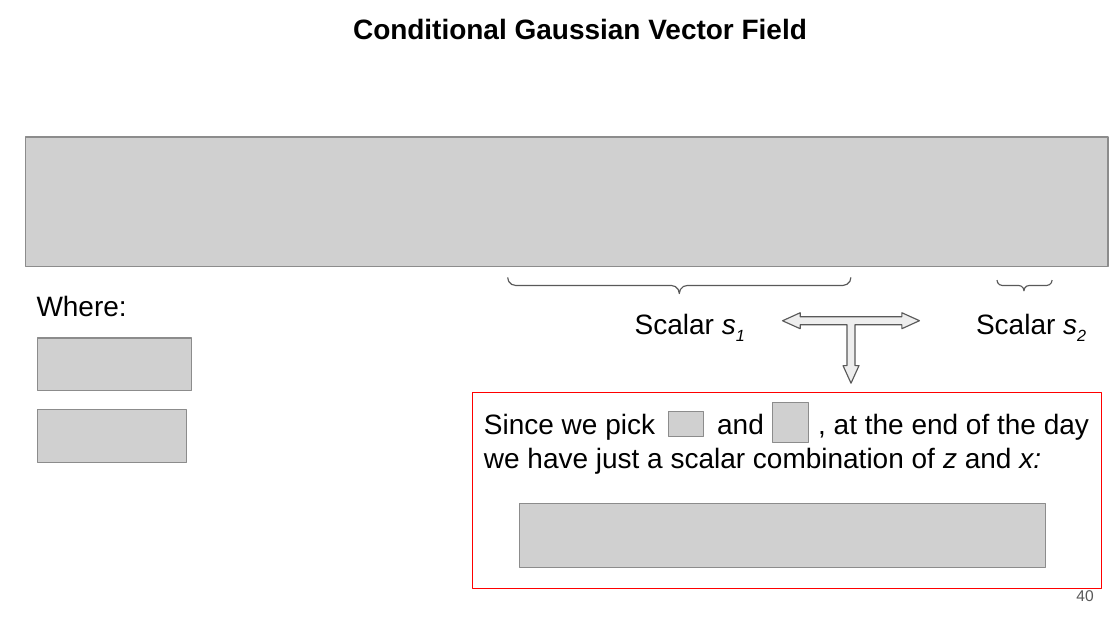
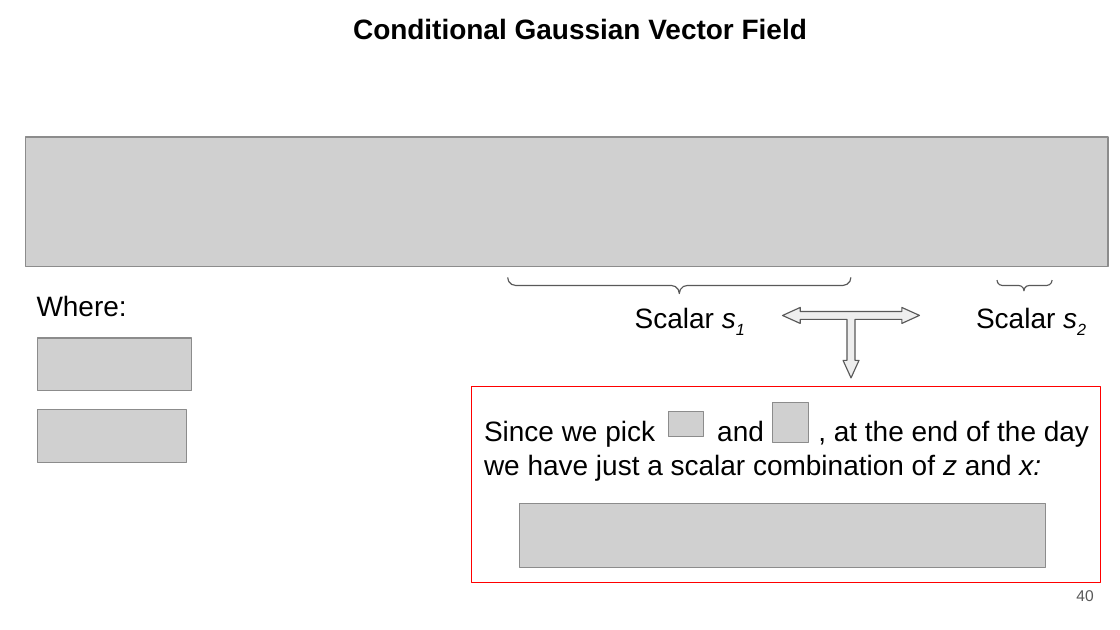
Before and after one commit to ducspe/DCPresentations, a slide deck: slide 40 of UnderstandingDiffusion/UnderstandingDiffusion.pptx. Drawn at 1120x630 pixels with LibreOffice and Linux fonts; fonts in the diff are those of the drawing; grey boxes stand for pictures. Boxes give left, top, right and bottom in pixels: in the first picture for what was removed or moved away, otherwise in the second. Text is boxed around its words. In the diff, an @@ line names an element or a change of style, - is before the commit and + after.

```diff
--- a/UnderstandingDiffusion/UnderstandingDiffusion.pptx
+++ b/UnderstandingDiffusion/UnderstandingDiffusion.pptx
@@ 2 texts, 1 left right up arrow, 1 rectangle: place and size @@
-2 texts, 1 left right up arrow, 1 rectangle at [473, 312, 1102, 589]
+2 texts, 1 left right up arrow, 1 rectangle at [472, 307, 1101, 582]
@@ text "Since we pick and , ...": place and size @@
-text "Since we pick and , ..." at [484, 413, 1089, 473]
+text "Since we pick and , ..." at [484, 420, 1089, 480]
```
Also in this commit, not shown: 16 other slides changed, 10 other files.
